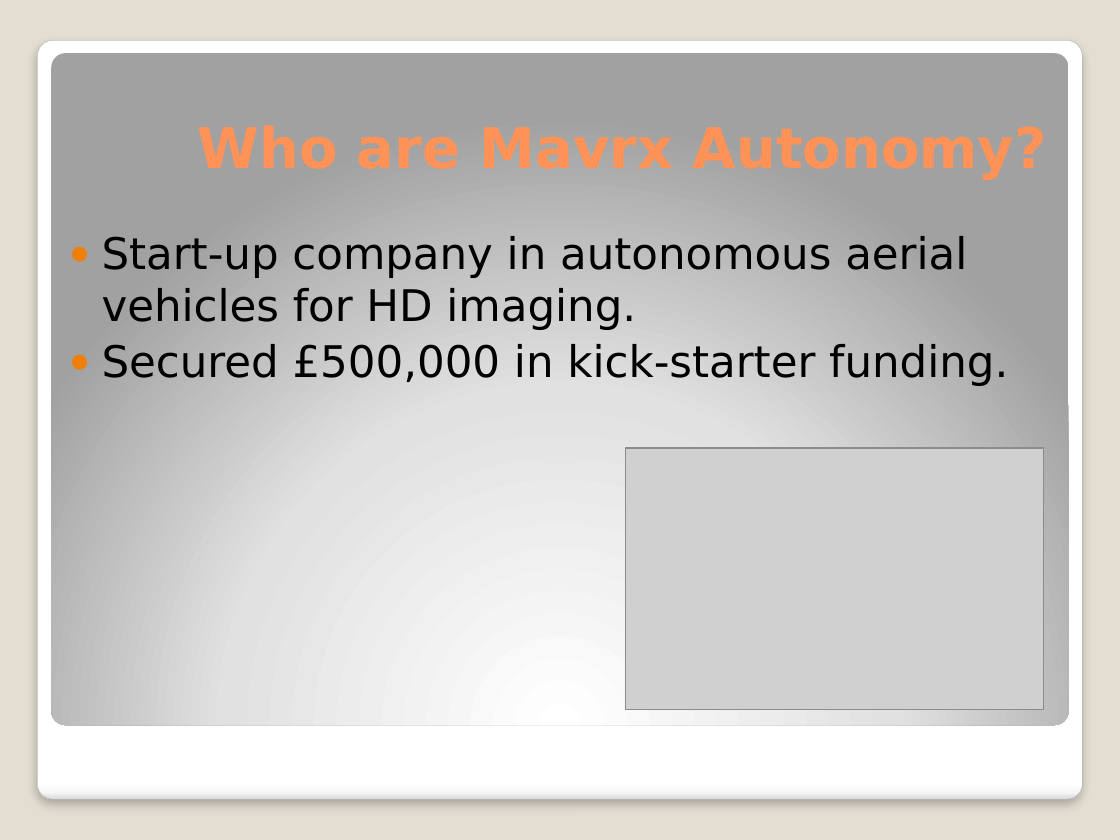
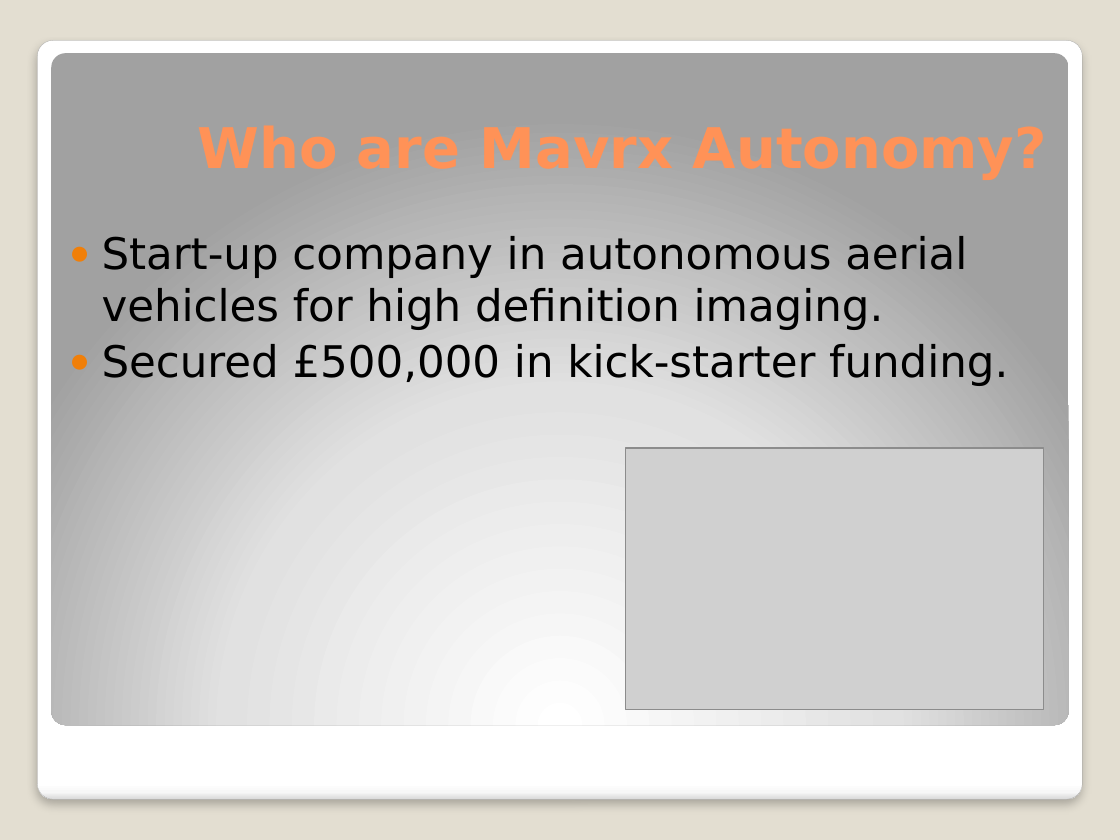
Before and after one commit to proftom/QuadCopter, a slide deck: slide 3 of presentation.pptx. Drawn at 1120x840 pixels with LibreOffice and Linux fonts; fonts in the diff are those of the drawing; grey boxes stand for pictures. Boxes give left, top, right and bottom in pixels: in the first picture for what was removed or moved away, otherwise in the second. Text is boxed around its words. In the diff, an @@ line names an element or a change of style, - is before the commit and + after.

```diff
--- a/presentation.pptx
+++ b/presentation.pptx
@@ text at <box>102,236,967,330</box>: text changed @@
-● Start-up company in autonomous aerial vehicles for HD imaging.
+● Start-up company in autonomous aerial vehicles for high definition imaging.
```
Also in this commit, not shown: 4 other slides changed, 1 slide added, 1 slide removed.
